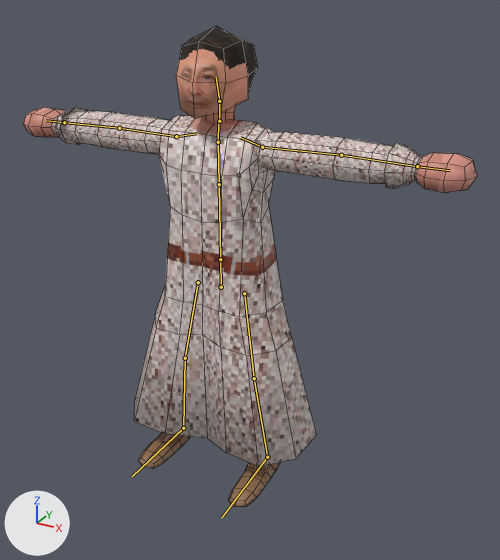
What one commit did to the Blender file asset/model/character/human_monk1.blend.
Before and after are seen from a camera (50 mm lens) standing at (7.05, -11.54, 3.42) and looking at (0.95, -0.44, -2.13). The lights are fixed; the arrows at lower left show +X, +Y and +Z. The picture after the commit comes second. The bones that bend it are drawn over the model as lines. Mesh edges are drawn as thin lines.
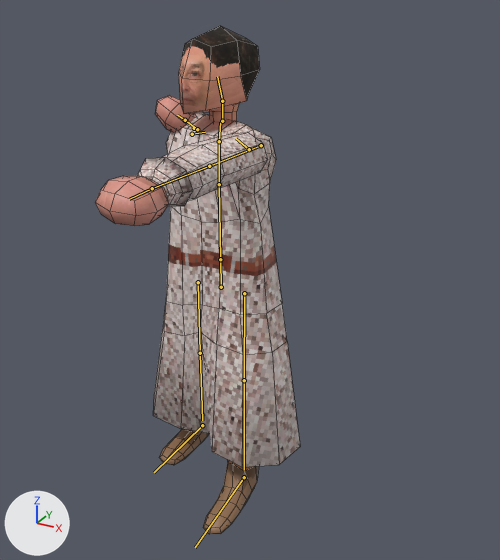
The newer file adds an action. The first version stands in its rest pose; the second is drawn at frame 7 of the action 'Fire'.

Pixel boxes [x1, y1, x2, y2] of what changed, in the pictures (500 x 560 px):
'Cube', posed (19% narrower)
    before: [134, 115, 316, 467]
    after: [153, 113, 300, 467]
'Cube.001', posed (62% narrower, 52% taller)
    before: [23, 107, 477, 193]
    after: [95, 95, 268, 226]
'Cube.003', posed
    before: [176, 26, 258, 118]
    after: [179, 26, 260, 114]
'Cube.002', posed
    before: [138, 433, 280, 507]
    after: [159, 429, 259, 534]
'Cube.004', posed
    before: [206, 106, 235, 123]
    after: [210, 104, 239, 122]
bone 'Chest', root to tip
    before: (219, 184) to (218, 142)
    after: (219, 184) to (219, 141)
bone 'Shoulder_L', root to tip
    before: (262, 147) to (341, 155)
    after: (261, 145) to (209, 166)
bone 'Shoulder_R', root to tip
    before: (176, 136) to (119, 128)
    after: (194, 128) to (197, 129)
bone 'Foot_L', root to tip
    before: (267, 457) to (221, 518)
    after: (244, 477) to (195, 547)

The change in detail:
Bone 'Chest' (bone_chest) turns from (0, 0, 0) to (-3, -24, 1) degrees about its own x, y and z.
Bone 'Shoulder_L' (bone_shoulder_l) moves from (0.0, 0.0, 0.0) to (-0.09, 0.16, -0.14).
Bone 'Shoulder_R' (bone_shoulder_r) moves from (0.0, 0.0, 0.0) to (0.09, 0.16, -0.14).
Bone 'WristIK_L' (bone_wristik_l) moves from (0.0, 0.0, 0.0) to (-3.21, -0.02, 3.76).
Bone 'AnkleIK_L' (bone_ankleik_l) moves from (0.0, 0.0, 0.0) to (-0.22, -0.7, -0.17).
Bone 'Foot_L' (bone_foot_l) turns from (0, 0, 0) to (-4, 0, 0) degrees about its own x, y and z.
Bone 'WristIK_R' (bone_wristik_r) moves from (0.0, 0.0, 0.0) to (2.73, 0.19, -0.69).
Bone 'AnkleIK_R' (bone_ankleik_r) moves from (0.0, 0.0, 0.0) to (0.22, 0.5, -0.17).
Bone 'ElbowIK_R' (bone_elbowik_r) moves from (0.0, 0.0, 0.0) to (-3.19, 8.0, 1.82).
